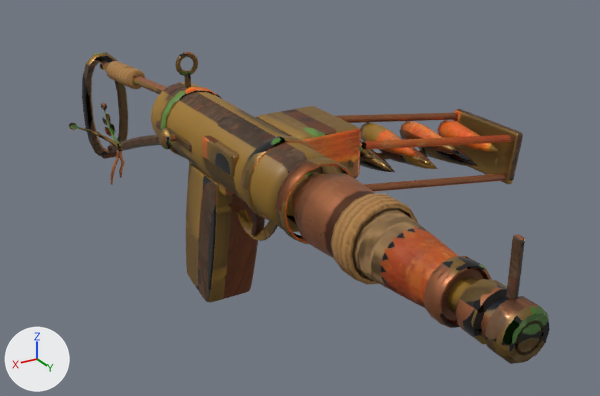
Two versions of the glTF model assets/weapons/carrot_smg.glb, one commit apart.
Camera for both pictures: a camera (50 mm lens) standing at (0.192, 0.409, 0.214) and looking at (-0.048, 0.009, 0.014). Arrows for +X, +Y and +Z are at lower left; the lights stay in place. The first picture is the older version. Vertices at exactly the same position are counted once.

Names of what the first picture shows: 'carrot_smg'.
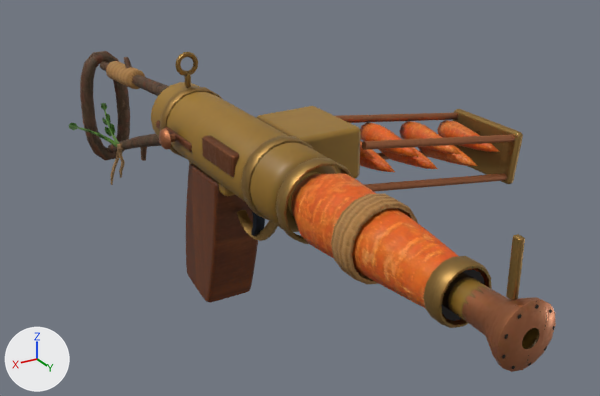
Location of each change, (x1, y1, x2, y2) in pixels of the pictures (600 x 396 px):
'carrot_smg', reshaped
    before: (69, 52, 550, 364)
    after: (69, 51, 556, 372)
part 1 of me_carrot_smg, rebuilt
    before: (456, 279, 550, 364)
    after: (462, 286, 556, 372)
part 2 of me_carrot_smg, rebuilt (9% wider)
    before: (82, 52, 128, 159)
    after: (80, 51, 130, 160)
part 3 of me_carrot_smg, built on
    before: (100, 61, 168, 153)
    after: (100, 57, 555, 369)
part 4 of me_carrot_smg, surface changed
    both: (69, 52, 525, 328)

The change in detail:
me_carrot_smg is used by ob_carrot_smg; location (0.0, 0.0, 0.0).
me_carrot_smg had 2818 vertices, 5066 faces and spanned x -0.173..0.036, y -0.21..0.241, z -0.044..0.1.
me_carrot_smg now has 2968 vertices, 5284 faces and spans x -0.173..0.036, y -0.212..0.242, z -0.044..0.1.
me_carrot_smg part 1: the loose piece of 120 vertices spanning x -0.011..0.011, y 0.215..0.241, z 0.047..0.069 is rebuilt with 112 vertices and now spans x -0.014..0.014, y 0.215..0.242, z 0.044..0.072.
me_carrot_smg part 2: the loose piece of 96 vertices spanning x -0.018..0.018, y -0.21..-0.204, z -0.02..0.066 is rebuilt with 112 vertices and now spans x -0.018..0.018, y -0.212..-0.202, z -0.02..0.066.
Part 3, on me_carrot_smg:
10 vertices are removed from x -0.003..0.003, y -0.202..-0.057, z -0.012..0.072.
42 faces are deleted.
3 vertices in x 0.0, y -0.134..-0.058, z 0.013..0.064 move by (0.002, 0.0, 0.0).
3 vertices in x 0.003, y -0.134..-0.058, z 0.044..0.07 move by (0.001, 0.0, 0.001).
3 vertices in x -0.003..0.003, y -0.202..-0.134, z 0.055..0.064 move by (0.0, 0.0, 0.001).
9 vertices move from x -0.003..0.003, y -0.202..-0.057, z -0.013..0.066 to x -0.003..0.004, y -0.202..-0.057, z -0.011..0.064.
152 vertices are added at x -0.012..0.012, y -0.202..0.241, z -0.013..0.075.
262 new faces join them.
me_carrot_smg part 4: 4158 kept faces spanning x -0.173..0.036, y -0.203..0.241, z -0.044..0.1 get new texture (UV) coordinates.
